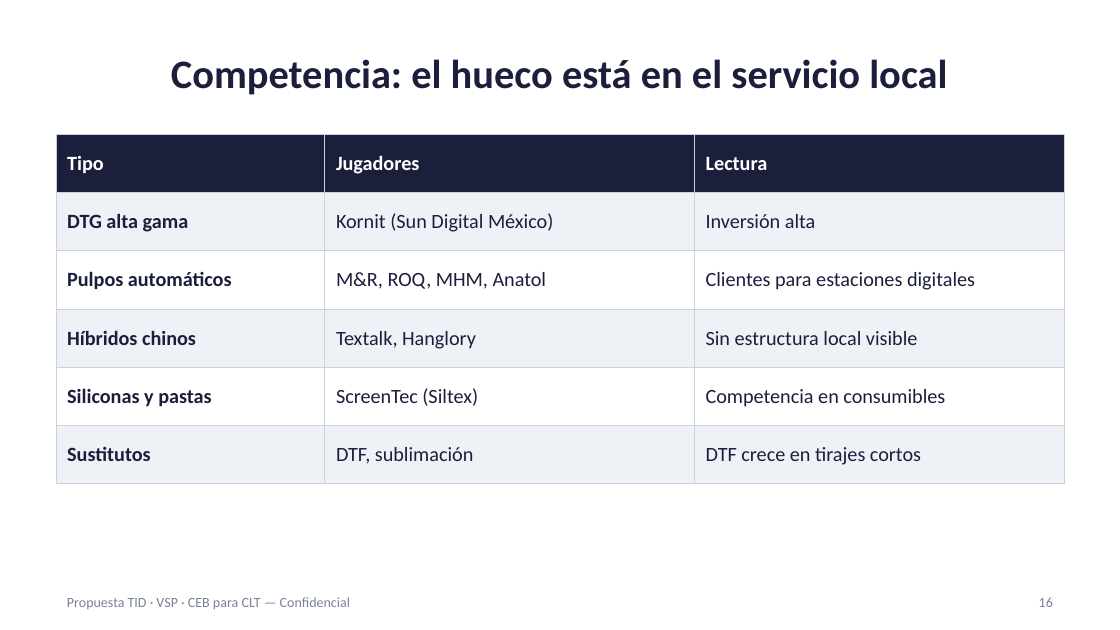
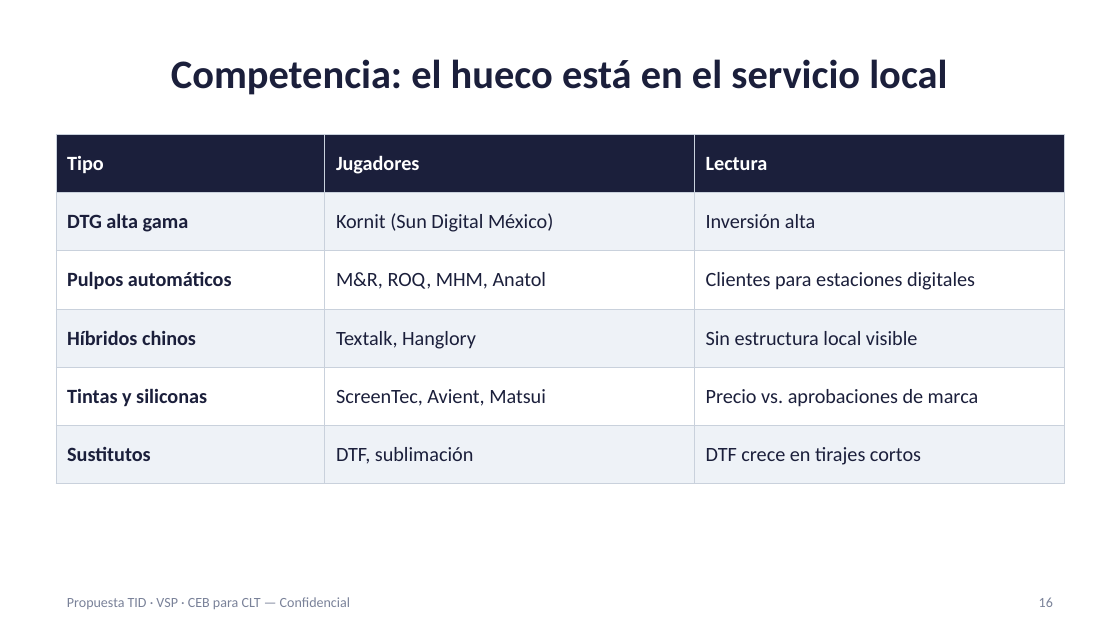
Before and after one commit to carlosmoreno793508/Cosas-Carlos, a slide deck: slide 16 of propuesta-clt/Presentacion_Propuesta_CLT_ES.pptx. Drawn at 1120x630 pixels with LibreOffice and Linux fonts; fonts in the diff are those of the drawing. Boxes give left, top, right and bottom in pixels: in the first picture for what was removed or moved away, otherwise in the second. Text is boxed around its words. In the diff, an @@ line names an element or a change of style, - is before the commit and + after.

```diff
--- a/propuesta-clt/Presentacion_Propuesta_CLT_ES.pptx
+++ b/propuesta-clt/Presentacion_Propuesta_CLT_ES.pptx
@@ table at box(56, 134, 1064, 469) @@
-row 5: Siliconas y pastas | ScreenTec (Siltex) | Competencia en consumibles
+row 5: Tintas y siliconas | ScreenTec, Avient, Matsui | Precio vs. aprobaciones de marca
```
Also in this commit, not shown: 1 other slide changed, 3 slides added, 9 other files.
